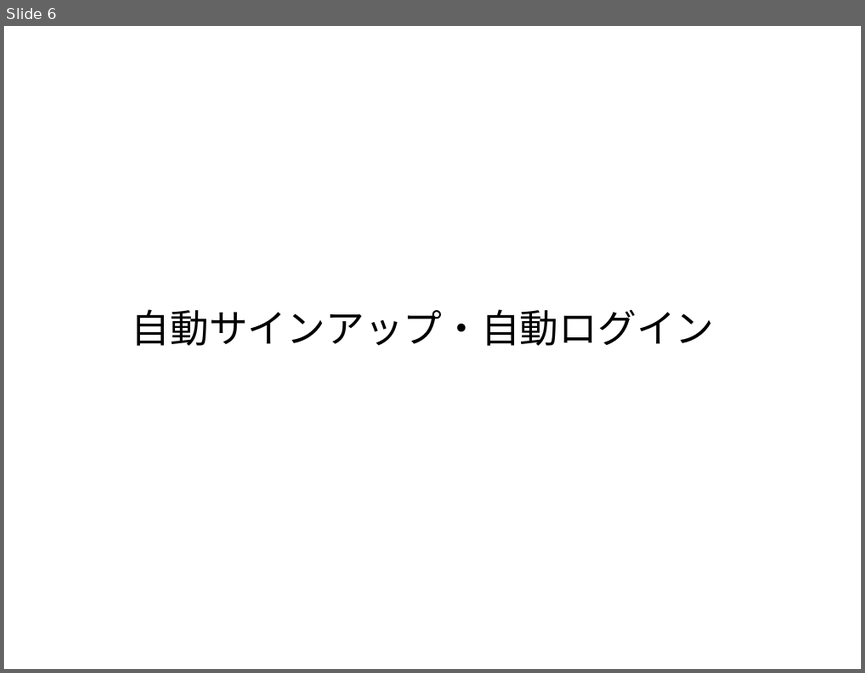
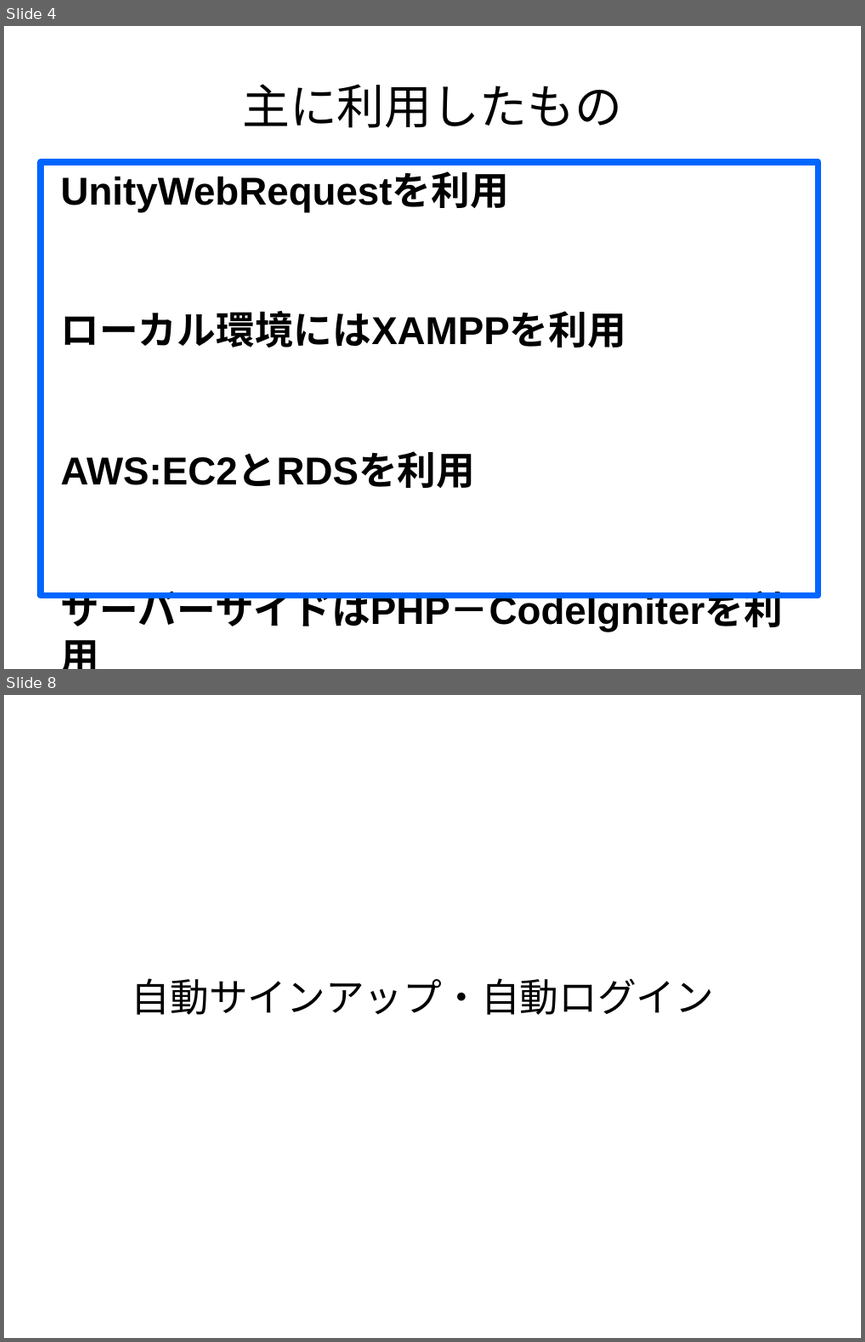
Before and after one commit to Miura0425/LunarLander_Art, a slide deck: 「クライアントとサーバー」発表資料.pptx. Shown one above the other, each under a label of ours: slide 6 before the commit, slides 4 and 8 after it; the slides between them are not shown. The pictures are 865x673 and 865x1342 pixels, drawn with LibreOffice and Linux fonts; fonts in the diff are those of the drawing. Boxes give left, top, right and bottom in pixels: in the first picture for what was removed or moved away, otherwise in the second. Text is boxed around its words. In the diff, an @@ line names an element or a change of style, - is before the commit and + after.

```diff
--- a/「クライアントとサーバー」発表資料.pptx
+++ b/「クライアントとサーバー」発表資料.pptx
@@ slide 4 added at [4, 26, 861, 669], background #FFFFFF @@
@@ text added at [242, 84, 622, 128], 44 pt, text #000000 @@
+主に利用したもの
@@ rectangle added at [41, 162, 818, 596], outline #0066FF 6.01 pt @@
@@ text added at [61, 174, 783, 632], 36 pt, text #000000, bold @@
+UnityWebRequestを利用
+ローカル環境にはXAMPPを利用
+AWS:EC2とRDSを利用
+サーバーサイドはPHP－CodeIgniterを利用
@@ what was slide 6 is now slide 8 @@
```
Also in this commit, not shown: 6 slides changed, 16 other slides added, 1 slide removed, 3 other files.
